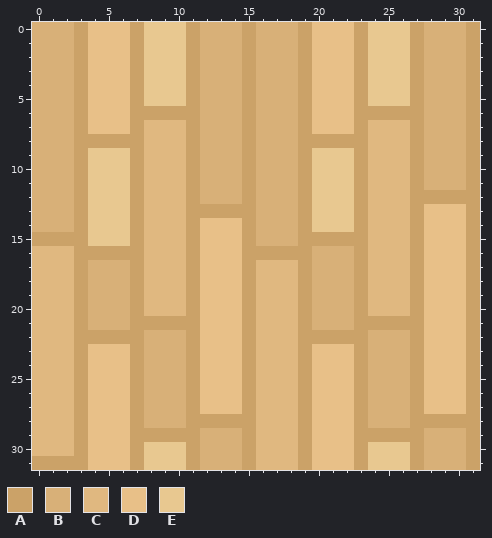
A pixel-art sprite gets an edit: skcgamejam2025/assets/floor_sprites_16x16.png. The picture above is the old version.
The file is 32x32 pixels.
Palette (. is transparent): A #cba268  B #d8b078  C #e0b880  D #e8c088  E #e8c890
Pixels before, first column x 0:
 0 BBBADDDAEEEABBBABBBADDDAEEEABBBA
 1 BBBADDDAEEEABBBABBBADDDAEEEABBBA
 2 BBBADDDAEEEABBBABBBADDDAEEEABBBA
 3 BBBADDDAEEEABBBABBBADDDAEEEABBBA
 4 BBBADDDAEEEABBBABBBADDDAEEEABBBA
 5 BBBADDDAEEEABBBABBBADDDAEEEABBBA
 6 BBBADDDAAAAABBBABBBADDDAAAAABBBA
 7 BBBADDDACCCABBBABBBADDDACCCABBBA
 8 BBBAAAAACCCABBBABBBAAAAACCCABBBA
 9 BBBAEEEACCCABBBABBBAEEEACCCABBBA
10 BBBAEEEACCCABBBABBBAEEEACCCABBBA
11 BBBAEEEACCCABBBABBBAEEEACCCABBBA
12 BBBAEEEACCCABBBABBBAEEEACCCAAAAA
13 BBBAEEEACCCAAAAABBBAEEEACCCADDDA
14 BBBAEEEACCCADDDABBBAEEEACCCADDDA
15 AAAAEEEACCCADDDABBBAAAAACCCADDDA
16 CCCAAAAACCCADDDAAAAABBBACCCADDDA
17 CCCABBBACCCADDDACCCABBBACCCADDDA
18 CCCABBBACCCADDDACCCABBBACCCADDDA
19 CCCABBBACCCADDDACCCABBBACCCADDDA
20 CCCABBBACCCADDDACCCABBBACCCADDDA
21 CCCABBBAAAAADDDACCCABBBAAAAADDDA
22 CCCAAAAABBBADDDACCCAAAAABBBADDDA
23 CCCADDDABBBADDDACCCADDDABBBADDDA
24 CCCADDDABBBADDDACCCADDDABBBADDDA
25 CCCADDDABBBADDDACCCADDDABBBADDDA
26 CCCADDDABBBADDDACCCADDDABBBADDDA
27 CCCADDDABBBADDDACCCADDDABBBADDDA
28 CCCADDDABBBAAAAACCCADDDABBBAAAAA
29 CCCADDDAAAAABBBACCCADDDAAAAABBBA
30 CCCADDDAEEEABBBACCCADDDAEEEABBBA
31 AAAADDDAEEEABBBACCCADDDAEEEABBBA
Once edited:
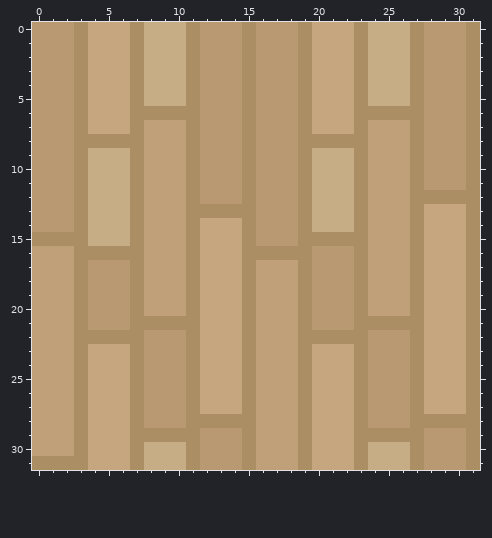
Difference:
Colour A changes from #cba268 to #ac8e65.
Colour B changes from #d8b078 to #b89972.
Colour C changes from #e0b880 to #bfa078.
Colour D changes from #e8c088 to #c6a67f.
Colour E changes from #e8c890 to #c6ad85.
Where, in picture pixels (left, top, right, bottom), the same in both pictures:
changed: (32, 22, 480, 470)
